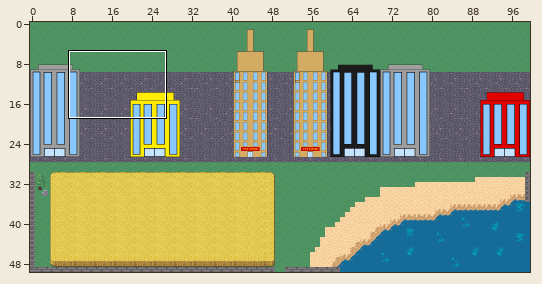
Tiled map: map/carte (.tmx)/ville.tmx. Above, an overview of the earlier version with the close-up marked.
Close-up. Before:
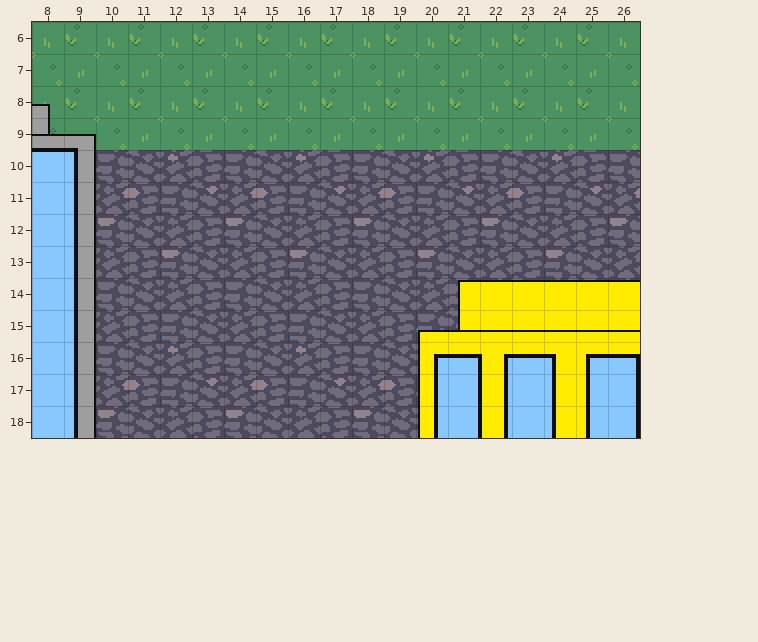
Cells are 16x16 px. Shown: x 8..26, y 6..18. The commit also changed other parts of the map, which this record leaves out. Not drawn, because the pictures are missing: unchanged layer "path".
Once edited:
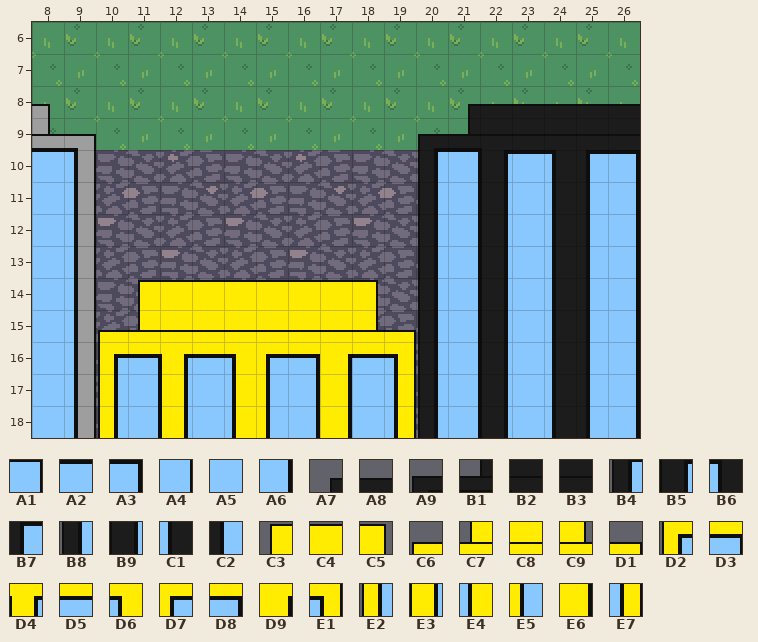
Key: from "immeuble1": A1 31, A2 33, A3 36, A4 41, A5 43, A6 46; from "immeuble2": A7 11, A8 12, A9 20, B1 21, B2 22, B3 23, B4 30, B5 32, B6 34, B7 35, B8 40, B9 42, C1 44, C2 45; from "immeuble3": C3 71, C4 72, C5 78, C6 80, C7 81, C8 82, C9 88, D1 89, D2 90, D3 91, D4 92, D5 93, D6 94, D7 95, D8 96, D9 97, E1 99, E2 100, E3 102, E4 104, E5 105, E6 107, E7 109.
__ is an empty cell.
What changed:
Layer "autre":
The author put tile A1 in row 10 at x 21.
The author put tile A2 in row 10 at x 23.
The author put tile A3 in row 10 at x 26.
Tile C3 becomes tile A4 in row 14 at x 21.
Tile C7 becomes tile A4 in row 15 at x 21.
Tile D3 becomes tile A4 in row 16 at x 21.
The author put tile A4 in rows 11 to 13 at x 21; in rows 17 to 18 at x 11.
Tile C4 becomes tile A5 in row 14 at x 23.
Tile C8 becomes tile A5 in row 15 at x 23.
Tile D5 becomes tile A5 in row 16 at x 23.
The author put tile A5 in rows 11 to 13 at x 23; in rows 17 to 18 at x 13 and 18.
Tile C4 becomes tile A6 in row 14 at x 26.
Tile C8 becomes tile A6 in row 15 at x 26.
Tile D8 becomes tile A6 in row 16 at x 26.
The author put tile A6 in rows 11 to 13 at x 26; in rows 17 to 18 at x 16.
The author put tile A7 in row 8 at x 21.
The author put tile A8 in row 8 at x 22 to 26.
The author put tile A9 in row 9 at x 20.
The author put tile B1 in row 9 at x 21.
The author put tile B2 in row 9 at x 22.
The author put tile B3 in row 9 at x 23 to 26.
The author put tile B4 in row 10 at x 20.
The author put tile B5 in row 10 at x 22.
The author put tile B6 in row 10 at x 24.
The author put tile B7 in row 10 at x 25.
Tile C6 becomes tile B8 in row 15 at x 20.
Tile D2 becomes tile B8 in row 16 at x 20.
Tile E2 becomes tile B8 in rows 17 to 18 at x 20.
The author put tile B8 in rows 11 to 14 at x 20.
Tile C4 becomes tile B9 in row 14 at x 22.
Tile C8 becomes tile B9 in row 15 at x 22.
Tile D4 becomes tile B9 in row 16 at x 22.
Tile E3 becomes tile B9 in rows 17 to 18 at x 22.
The author put tile B9 in rows 11 to 13 at x 22.
Tile C4 becomes tile C1 in row 14 at x 24.
Tile C8 becomes tile C1 in row 15 at x 24.
Tile D6 becomes tile C1 in row 16 at x 24.
Tile E4 becomes tile C1 in rows 17 to 18 at x 24.
The author put tile C1 in rows 11 to 13 at x 24.
Tile C4 becomes tile C2 in row 14 at x 25.
Tile C8 becomes tile C2 in row 15 at x 25.
Tile D7 becomes tile C2 in row 16 at x 25.
Tile E5 becomes tile C2 in rows 17 to 18 at x 25.
The author put tile C2 in rows 11 to 13 at x 25.
The author put tile C3 in row 14 at x 11.
The author put tile C4 in row 14 at x 12 to 17.
The author put tile C5 in row 14 at x 18.
The author put tile C6 in row 15 at x 10.
The author put tile C7 in row 15 at x 11.
The author put tile C8 in row 15 at x 12 to 17.
The author put tile C9 in row 15 at x 18.
The author put tile D1 in row 15 at x 19.
The author put tile D2 in row 16 at x 10.
The author put tile D3 in row 16 at x 11.
The author put tile D4 in row 16 at x 12.
The author put tile D5 in row 16 at x 13 and 18.
The author put tile D6 in row 16 at x 14.
The author put tile D7 in row 16 at x 15.
The author put tile D8 in row 16 at x 16.
The author put tile D9 in row 16 at x 17.
The author put tile E1 in row 16 at x 19.
The author put tile E2 in rows 17 to 18 at x 10.
The author put tile E3 in rows 17 to 18 at x 12.
The author put tile E4 in rows 17 to 18 at x 14.
The author put tile E5 in rows 17 to 18 at x 15.
The author put tile E6 in rows 17 to 18 at x 17.
The author put tile E7 in rows 17 to 18 at x 19.
